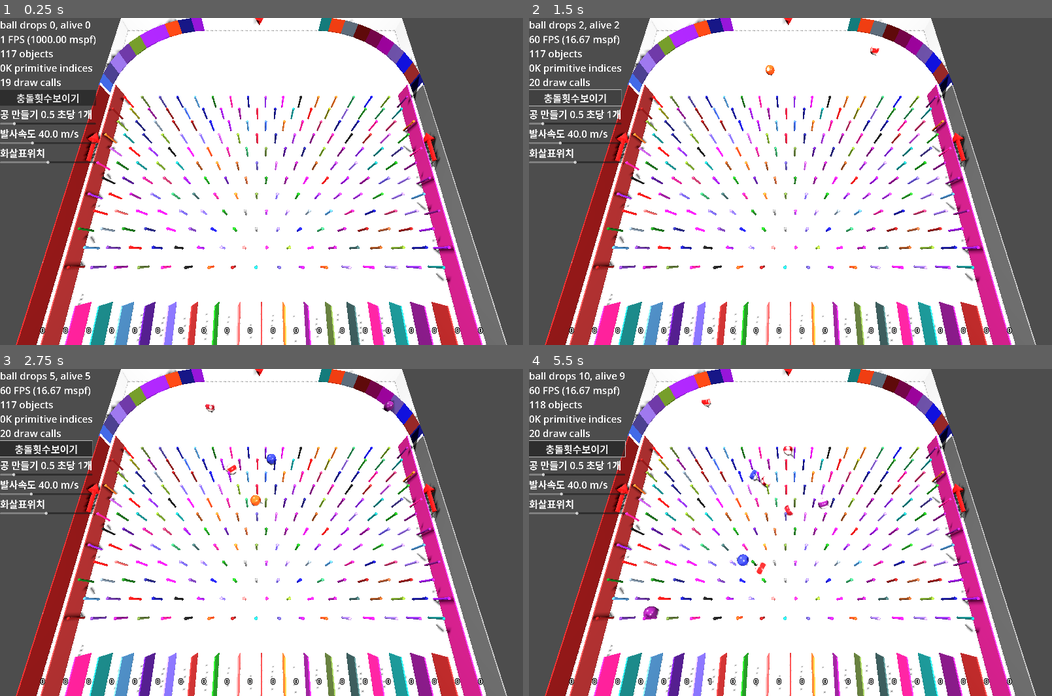
Above: before the commit, frames 1-4 (two rows, left to right).
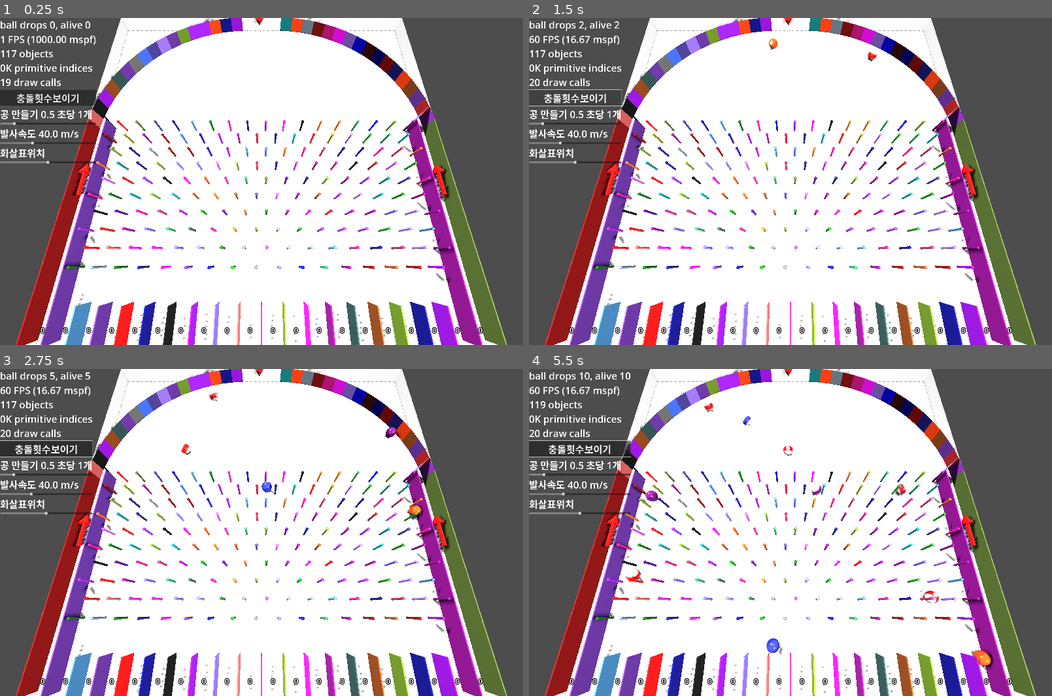
Above: after the commit, the same moments.

Repository: kasworld/gd4pinball
Game: Godot game, scene res://main.tscn
The game is run twice, just before and just after one commit, with the same random seed, the same clock (stepped at 60 frames per second) and the same inputs.
Inputs (mouse positions are in pixels of both pictures, inside the frame that each line leads up to):
- Up to frame 1 (0.25 s): no input
- Up to frame 2 (1.5 s): click "충돌횟수보이기" at 0.5 s; click "충돌횟수숨기기" at 1.25 s
- Up to frame 3 (2.75 s): tap Enter at 2, 2.1 s; move the mouse to (376, 516) at 2.02 s; hold Right from 2.03 s (still down); click (376, 516) at 2.17 s
- Up to frame 4 (5.5 s): move the mouse to (685, 548) at 2.77 s; release Right at 2.78 s; hold Left 2.78-3.53 s; tap 1 at 2.85, 4.35 s; move the mouse to (842, 460) at 3.52 s; hold Right 3.53-5.03 s; tap Enter at 3.6, 5.1 s; move the mouse to (764, 597) at 4.27 s; click (764, 597) at 4.42 s; move the mouse to (947, 581) at 5.02 s; hold Left from 5.03 s (still down)

The runs differ from the first frame. In frame 1, 18% of the frame differs, in the area x 4-97%, y 0-100%; in frame 2, 18%; in frame 3, 18%; in frame 4, 19%, in the area x 2-97%, y 0-100%.

Commit message:
BounceArchRadius

Diff:
--- a/global/config.gd
+++ b/global/config.gd
@@ -2,7 +2,7 @@
 
 const BallRadius := 0.3
 
-
+const BounceArchRadius := 9
 const WorldSize := Vector3(20,BallRadius*3,20)
 
 const BottomSize := Vector2(WorldSize.x, WorldSize.z)
--- a/main.gd
+++ b/main.gd
@@ -10,16 +10,16 @@
 	$Arrow3DDrop.set_color(Color.RED).set_size(Config.BallRadius*6,Config.BallRadius/3,Config.BallRadius)
 	$Arrow3DDrop.position = Vector3(Config.WorldSize.x/2 + 0.25, Config.BallRadius*5, Config.BallRadius*1)
 	$Arrow3DShootLeft.set_color(Color.RED).set_size(Config.BallRadius*6,Config.BallRadius/3,Config.BallRadius)
-	$Arrow3DShootLeft.position = Vector3(Config.BallRadius, Config.WorldSize.y/2, Config.WorldSize.z/2)
+	$Arrow3DShootLeft.position = Vector3(Config.BallRadius, Config.WorldSize.y/2, Config.BounceArchRadius+3)
 	$Arrow3DShootRight.set_color(Color.RED).set_size(Config.BallRadius*6,Config.BallRadius/3,Config.BallRadius)
-	$Arrow3DShootRight.position = Vector3(Config.WorldSize.x- Config.BallRadius, Config.WorldSize.y/2, Config.WorldSize.z/2)
+	$Arrow3DShootRight.position = Vector3(Config.WorldSize.x- Config.BallRadius, Config.WorldSize.y/2, Config.BounceArchRadius+3)
 
 	reset_camera_pos()
 	set_walls()
 	add_pins_bintree_narrow()
 
 func add_pins_bintree_narrow() -> void:
-	for z in range(8,Config.WorldSize.z*2):
+	for z in range(Config.BounceArchRadius+1 ,Config.WorldSize.z*2):
 		var p1 :Vector3
 		var p2 :Vector3
 		if z % 2 == 0:
@@ -49,33 +49,33 @@
 
 	for x in [0, 1, Config.WorldSize.x-1, Config.WorldSize.x]:
 		var w = preload("res://칸막이.tscn").instantiate(
-			).set_size( Vector3(Config.BallRadius/6, Config.WorldSize.y, Config.WorldSize.z -6)
-			).set_color(dark_colors.pick_random()[0])
-		w.position = Vector3(x, Config.WorldSize.y/2, Config.WorldSize.z/2+3)
-		add_child(w)
-
-	var r = 6
-	for deg in range(5,90,9):
+			).set_size( Vector3(Config.BallRadius/6, Config.WorldSize.y, Config.WorldSize.z -Config.BounceArchRadius)
+			).set_color(dark_colors.pick_random()[0])
+		w.position = Vector3(x, Config.WorldSize.y/2, Config.WorldSize.z/2+Config.BounceArchRadius/2)
+		add_child(w)
+
+	for deg in range(5,90,5):
 		var rad = deg_to_rad(deg)
 		var w = preload("res://반사판.tscn").instantiate().set_color(dark_colors.pick_random()[0])
 		w.rotate_y(rad)
-		w.position = -Vector3(sin(rad), 0, cos(rad))*r + Vector3(r,Config.WorldSize.y/2,r)
+		w.position = -Vector3(sin(rad), 0, cos(rad))*Config.BounceArchRadius + Vector3(Config.BounceArchRadius,Config.WorldSize.y/2,Config.BounceArchRadius)
 		add_child(w)
 
 		rad = PI - rad
 		w = preload("res://반사판.tscn").instantiate().set_color(dark_colors.pick_random()[0])
 		w.rotate_y(PI+rad)
-		w.position = Vector3(sin(rad), 0, cos(rad) )*r + Vector3(Config.WorldSize.x-r,Config.WorldSize.y/2,r)
+		w.position = Vector3(sin(rad), 0, cos(rad) )*Config.BounceArchRadius + Vector3(Config.WorldSize.x-Config.BounceArchRadius,Config.WorldSize.y/2,Config.BounceArchRadius)
 		add_child(w)
 
 	var rad = deg_to_rad(45)
+	var pos_z := Config.BounceArchRadius -1
 	var w = preload("res://반사판.tscn").instantiate().set_color(dark_colors.pick_random()[0])
 	w.rotate_y(PI-rad)
-	w.position = Vector3(sin(rad)*0.7, Config.WorldSize.y/2, 5+ cos(rad)*0.7)
+	w.position = Vector3(sin(rad)*0.7, Config.WorldSize.y/2, pos_z )
 	add_child(w)
 	w = preload("res://반사판.tscn").instantiate().set_color(dark_colors.pick_random()[0])
 	w.rotate_y(PI+rad)
-	w.position = Vector3(Config.WorldSize.x-sin(rad)*0.7, Config.WorldSize.y/2, 5+ cos(rad)*0.7)
+	w.position = Vector3(Config.WorldSize.x-sin(rad)*0.7, Config.WorldSize.y/2, pos_z)
 	add_child(w)
 
 func new_label3d() -> Label3D:
